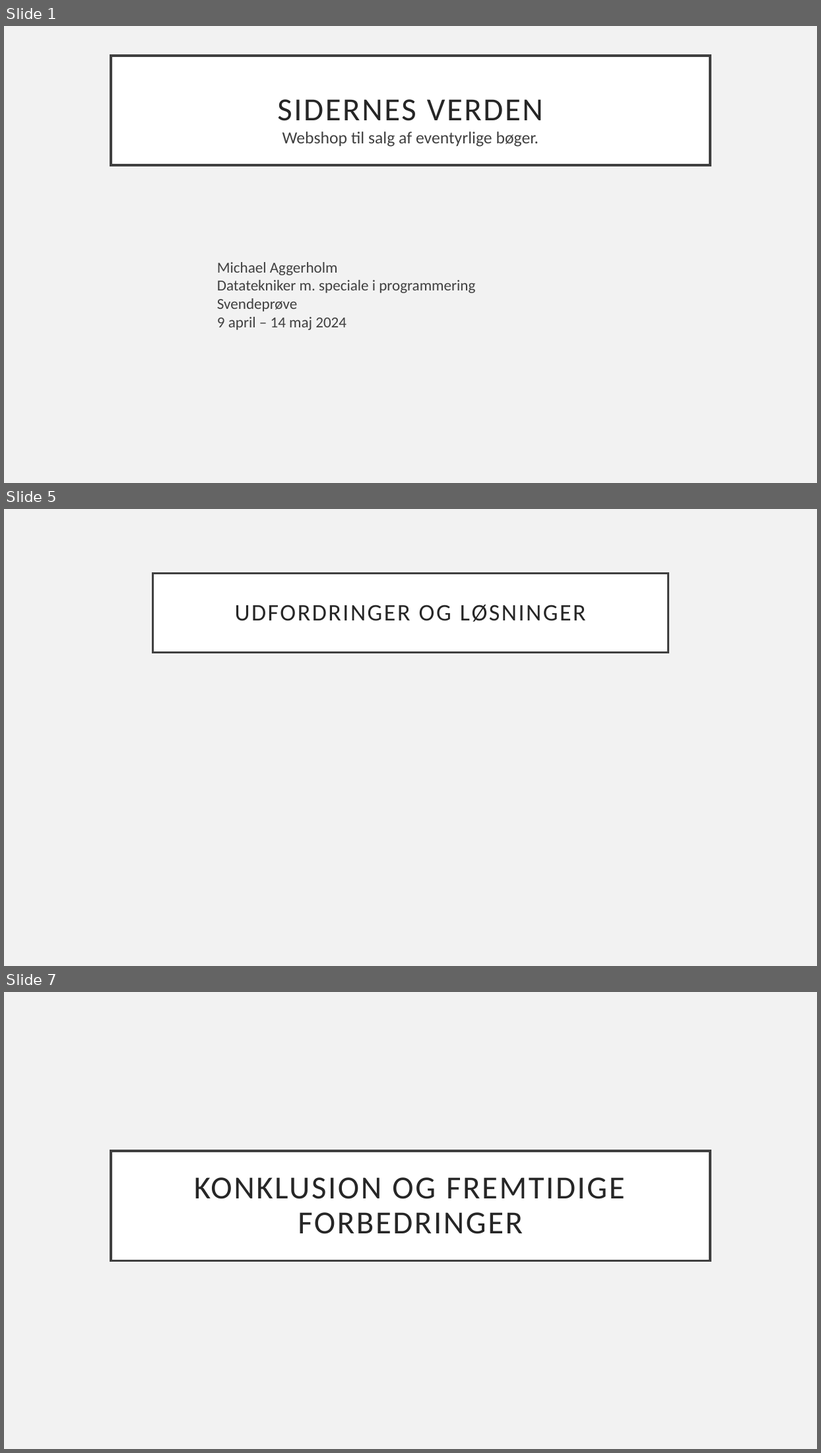
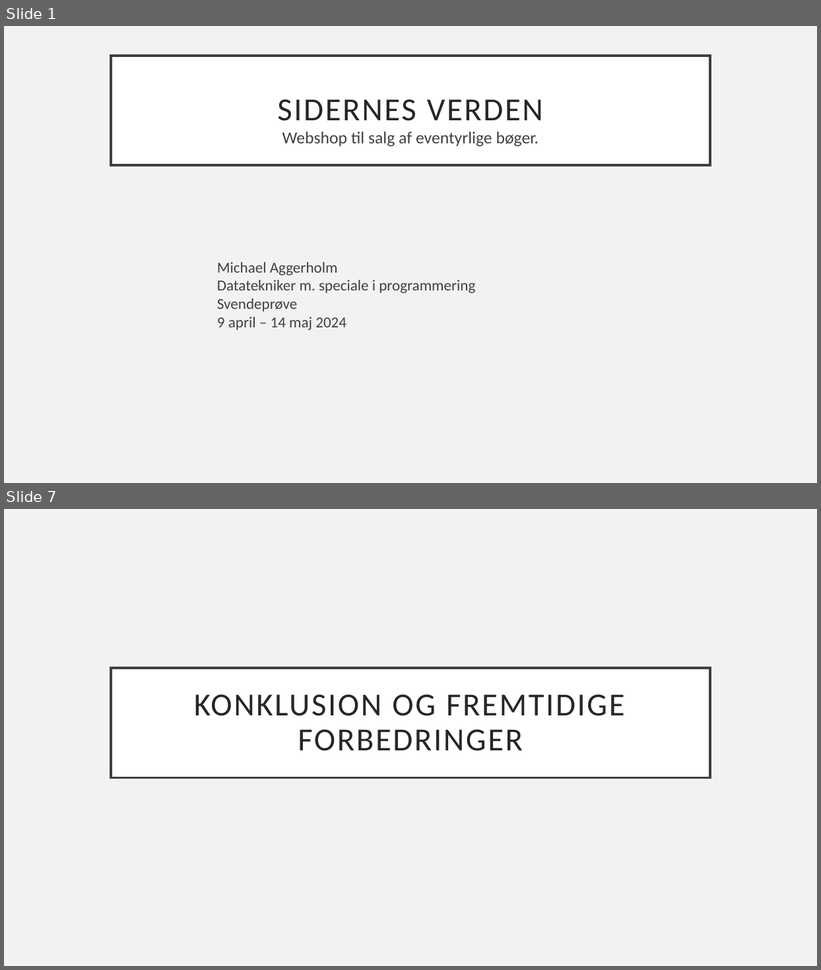
Before and after one commit to MichaelAggerholm/Apprentice_Test, a slide deck: Assets/Documents/Præsentation-sidernesVerden.pptx. Shown one above the other, each under a label of ours: slides 1, 5 and 7 before the commit, slides 1 and 7 after it; the slides between them are not shown. The pictures are 821x1453 and 821x970 pixels, drawn with LibreOffice and Linux fonts; fonts in the diff are those of the drawing. Boxes give left, top, right and bottom in pixels: in the first picture for what was removed or moved away, otherwise in the second. Text is boxed around its words. In the diff, an @@ line names an element or a change of style, - is before the commit and + after.

```diff
--- a/Assets/Documents/Præsentation-sidernesVerden.pptx
+++ b/Assets/Documents/Præsentation-sidernesVerden.pptx
@@ slide 5 removed at (x1=4, y1=509, x2=817, y2=966), background #F2F2F2 @@
@@ title removed at (x1=153, y1=573, x2=668, y2=652) @@
-UDFORDRINGER OG LØSNINGER
```
Also in this commit, not shown: 4 slides changed, 1 slide added.
